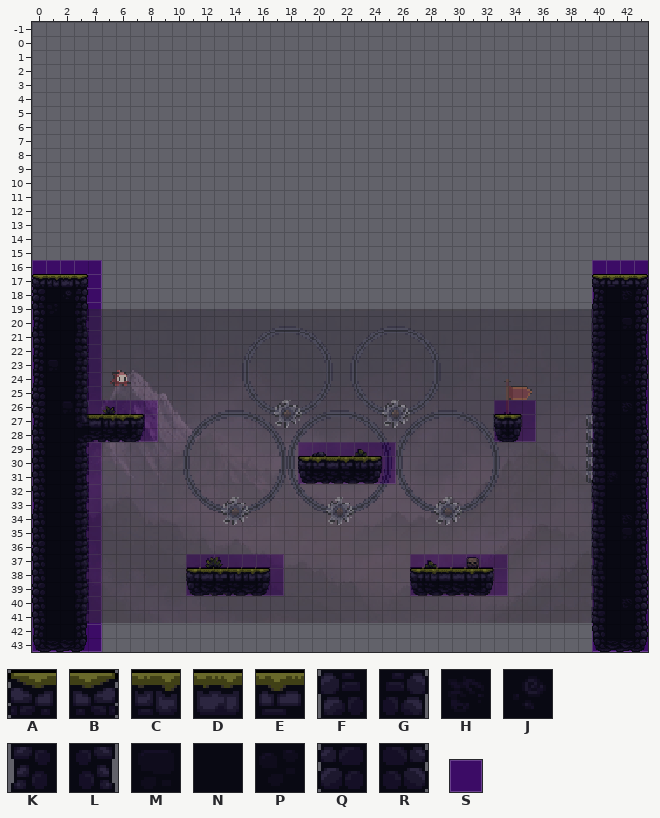
Tiled map: Assets/_Game/Tiled/Maps/b1/Level_23.tmx. That is the earlier state.
Cells are 16x16 px. Shown: x 0..43, y -1..43.
Key: from "b1": A 0, B 0 flipped left-right, C 1, D 2, E 3, F 9, G 9 flipped left-right, H 11, J 12, K 18, L 18 flipped left-right, M 19, N 20, P 21, Q 27, R 27 flipped left-right; from "prototype": S 0.
_ is an empty cell, # one hidden under a higher layer.
Layers that did not change in this view are not listed.
Layer "prototype" before, first column x 0:
-1 ____________________________________________
 0 ____________________________________________
 1 ____________________________________________
 2 ____________________________________________
 3 ____________________________________________
 4 ____________________________________________
 5 ____________________________________________
 6 ____________________________________________
 7 ____________________________________________
 8 ____________________________________________
 9 ____________________________________________
10 ____________________________________________
11 ____________________________________________
12 ____________________________________________
13 ____________________________________________
14 ____________________________________________
15 ____________________________________________
16 ____________________________________________
17 S##S____________________________________S##S
18 S##S____________________________________S##S
19 S##S____________________________________S##S
20 S##S____________________________________S##S
21 S##S____________________________________S##S
22 S##S____________________________________S##S
Layer "terrain" before, first column x 0:
-1 ____________________________________________
 0 ____________________________________________
 1 ____________________________________________
 2 ____________________________________________
 3 ____________________________________________
 4 ____________________________________________
 5 ____________________________________________
 6 ____________________________________________
 7 ____________________________________________
 8 ____________________________________________
 9 ____________________________________________
10 ____________________________________________
11 ____________________________________________
12 ____________________________________________
13 ____________________________________________
14 ____________________________________________
15 ____________________________________________
16 ____________________________________________
17 ACDB____________________________________AEEB
18 QNJG____________________________________KNHG
19 FPNG____________________________________FNNR
20 KNNL____________________________________FNMG
21 FNNG____________________________________QNNL
22 KNNR____________________________________QNNL
23 KMNG____________________________________KNNG
24 KNNG____________________________________QNPG
The same view after the edit:
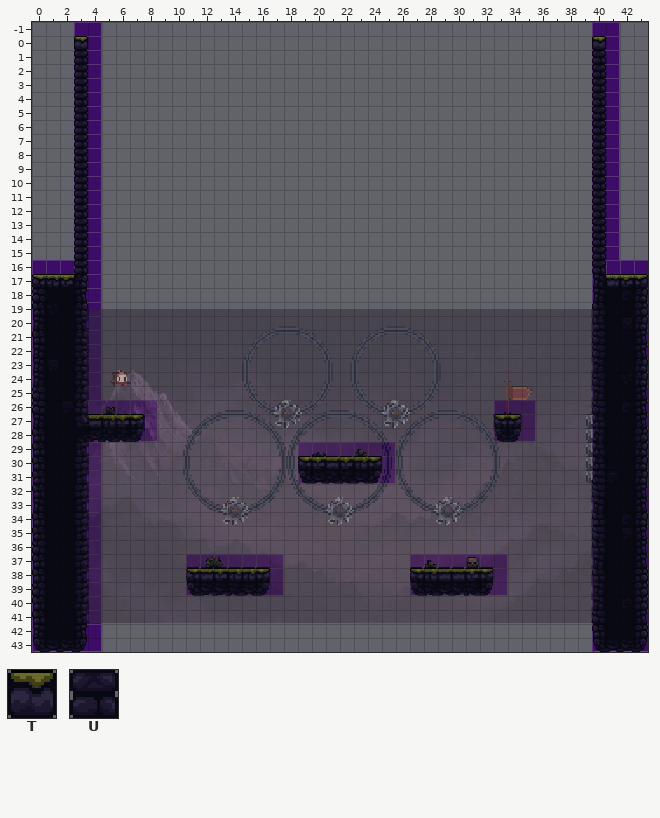
Further tiles: from "b1": T 13, U 22.
Changes in this commit:
Layer "prototype":
y 0..16: x 3 _ -> S; x 40 _ -> S
Layer "terrain":
y 0: x 3 _ -> T; x 40 _ -> T
y 1..16: x 3 _ -> U; x 40 _ -> U
y 17: x 2..3 DB -> EG; x 40..41 AE -> KD
y 18: x 2..3 JG -> NL
Boxes around the changes in both pictures, in picture pixels (x1, y1, x2, y2):
changed: (61, 22, 102, 301)
changed: (592, 22, 620, 287)
